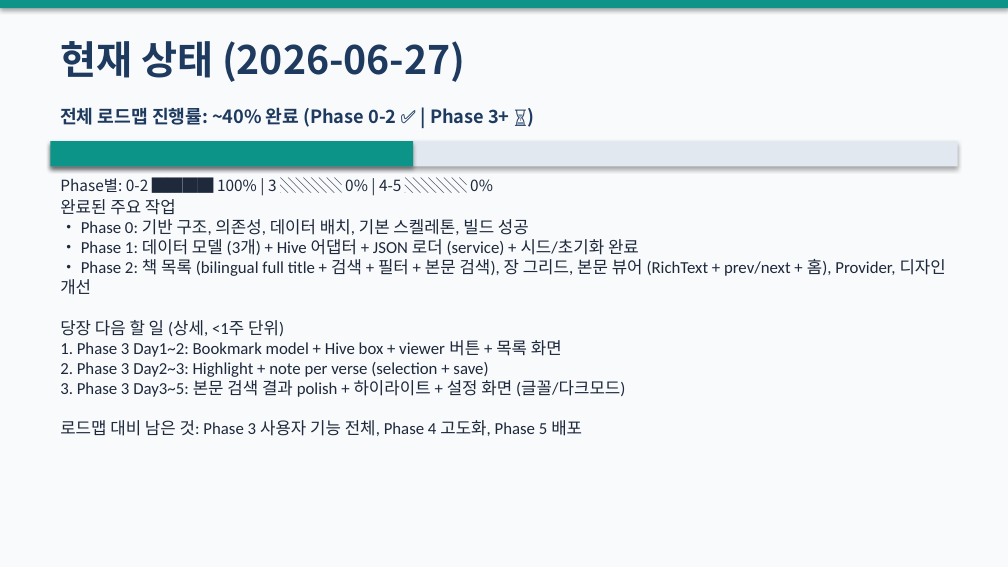
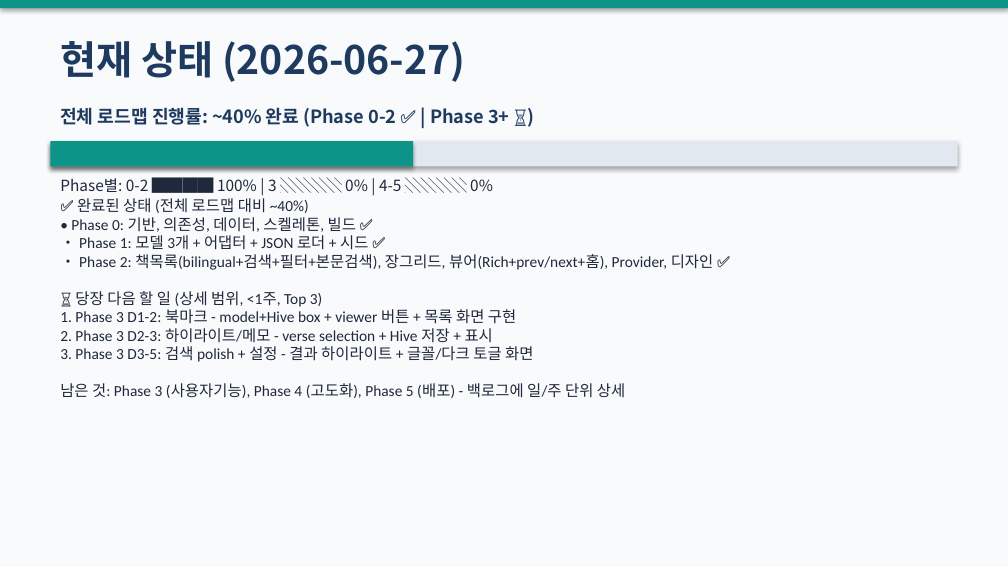
Before and after one commit to bcspl/korean-bible-app, a slide deck: slide 3 of docs/roadmap-pptx/Korean_Bible_App_Roadmap_및_작업제안_2026-06-27.pptx. Drawn at 1008x567 pixels with LibreOffice and Linux fonts; fonts in the diff are those of the drawing. Boxes give left, top, right and bottom in pixels: in the first picture for what was removed or moved away, otherwise in the second. Text is boxed around its words. In the diff, an @@ line names an element or a change of style, - is before the commit and + after.

Commit message:
Final roadmap-pptx with explicit current status, detailed next tasks, visual clarity 2026-06-27

```diff
--- a/docs/roadmap-pptx/Korean_Bible_App_Roadmap_및_작업제안_2026-06-27.pptx
+++ b/docs/roadmap-pptx/Korean_Bible_App_Roadmap_및_작업제안_2026-06-27.pptx
@@ text at (x1=60, y1=198, x2=714, y2=398): text changed; size 12 to 11 pt @@
-완료된 주요 작업
-• Phase 0: 기반 구조, 의존성, 데이터 배치, 기본 스켈레톤, 빌드 성공
-• Phase 1: 데이터 모델 (3개) + Hive 어댑터 + JSON 로더 (service) + 시드/초기화 완료
-• Phase 2: 책 목록 (bilingual full title + 검색 + 필터 + 본문 검색), 장 그리드, 본문 뷰어 (RichText + prev/next + 홈), Provider, 디자인 개선
-당장 다음 할 일 (상세, <1주 단위)
-1. Phase 3 Day1~2: Bookmark model + Hive box + viewer 버튼 + 목록 화면
-2. Phase 3 Day2~3: Highlight + note per verse (selection + save)
-3. Phase 3 Day3~5: 본문 검색 결과 polish + 하이라이트 + 설정 화면 (글꼴/다크모드)
-로드맵 대비 남은 것: Phase 3 사용자 기능 전체, Phase 4 고도화, Phase 5 배포
+✅ 완료된 상태 (전체 로드맵 대비 ~40%)
+• Phase 0: 기반, 의존성, 데이터, 스켈레톤, 빌드 ✅
+• Phase 1: 모델 3개 + 어댑터 + JSON 로더 + 시드 ✅
+• Phase 2: 책목록(bilingual+검색+필터+본문검색), 장그리드, 뷰어(Rich+prev/next+홈), Provider, 디자인 ✅
+⏳ 당장 다음 할 일 (상세 범위, <1주, Top 3)
+1. Phase 3 D1-2: 북마크 - model+Hive box + viewer 버튼 + 목록 화면 구현
+2. Phase 3 D2-3: 하이라이트/메모 - verse selection + Hive 저장 + 표시
+3. Phase 3 D3-5: 검색 polish + 설정 - 결과 하이라이트 + 글꼴/다크 토글 화면
+남은 것: Phase 3 (사용자기능), Phase 4 (고도화), Phase 5 (배포) - 백로그에 일/주 단위 상세
```
